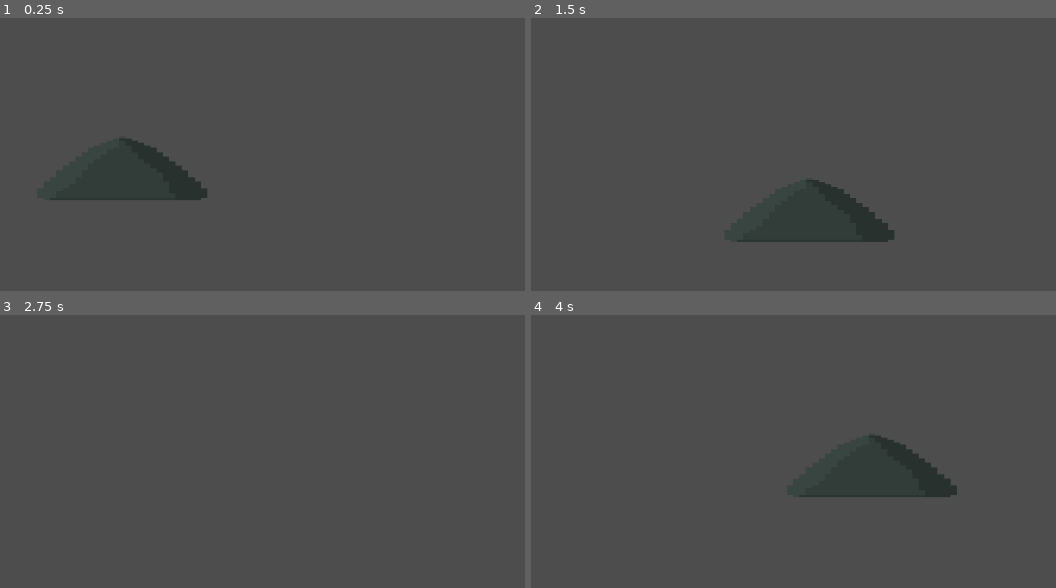
Above: before the commit, frames 1-4 (two rows, left to right).
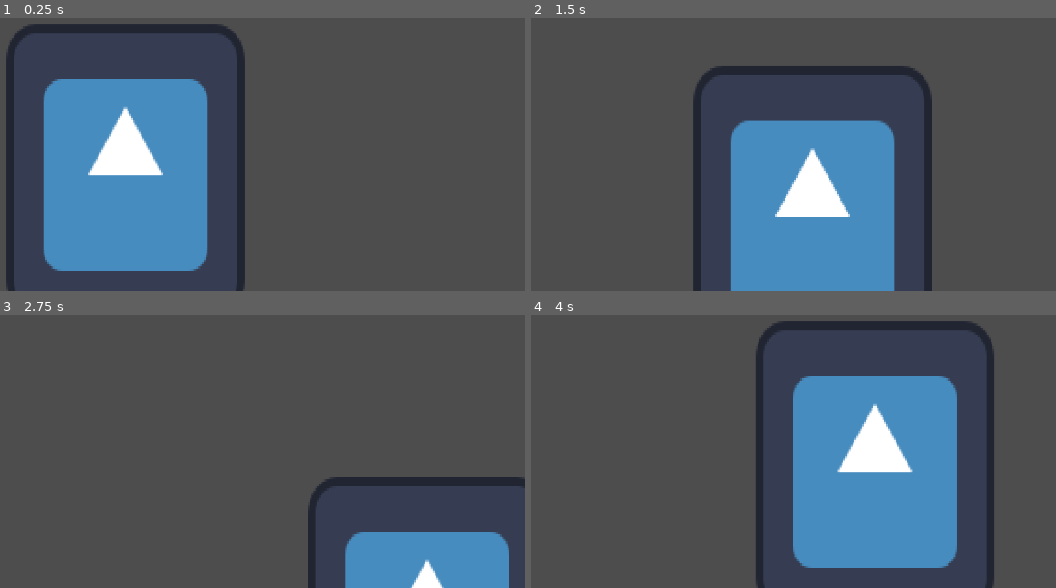
Above: after the commit, the same moments.

Repository: Douuurado/Space-game
Game: Godot game, scene res://scene/main/main.tscn
Same seed, same stepped clock (60 frames per second), same inputs: the game is played once before the commit and once after it. The engine's default icon, where the game draws it, is replaced by a stand-in: a white triangle on a blue panel in a dark square.
Inputs:
- Up to frame 1 (0.25 s): no input
- Up to frame 2 (1.5 s): tap Enter at 0.5 s; hold Right (ui_right) 0.53-1.28 s; hold Down (ui_down) from 1.28 s (still down)
- Up to frame 3 (2.75 s): release Down (ui_down) at 2.03 s; hold Right (ui_right) from 2.03 s (still down)
- Up to frame 4 (4 s): release Right (ui_right) at 2.78 s; hold Up (ui_up) 2.78-3.53 s; hold Left (ui_left) from 3.53 s (still down)

The runs differ from the first frame. In frame 1, 26% of the frame differs, in the area x 1-47%, y 2-100%; in frame 2, 23%; in frame 3, 8.2%; in frame 4, 26%.

Commit message:
Update player.tscn

Diff:
--- a/scene/player/player.tscn
+++ b/scene/player/player.tscn
@@ -1,7 +1,7 @@
 [gd_scene load_steps=4 format=3 uid="uid://c7ylo38lqtu6d"]
 
 [ext_resource type="Script" path="res://scene/player/player.gd" id="1_hdaae"]
-[ext_resource type="Texture2D" uid="uid://bsj02a3t4jnxx" path="res://asset/art/player/SpaceShip.png" id="2_elyxu"]
+[ext_resource type="Texture2D" uid="uid://iue7y1myi8d0" path="res://asset/art/player/icon.svg" id="2_yagh2"]
 
 [sub_resource type="CircleShape2D" id="CircleShape2D_qx6th"]
 radius = 63.0714
@@ -10,9 +10,8 @@
 script = ExtResource("1_hdaae")
 
 [node name="Sprite2D" type="Sprite2D" parent="."]
-position = Vector2(0, 2.38419e-07)
-scale = Vector2(9.04688, 3.29688)
-texture = ExtResource("2_elyxu")
+scale = Vector2(2.6875, 3.29688)
+texture = ExtResource("2_yagh2")
 
 [node name="CollisionShape2D" type="CollisionShape2D" parent="."]
 position = Vector2(0, 3)
